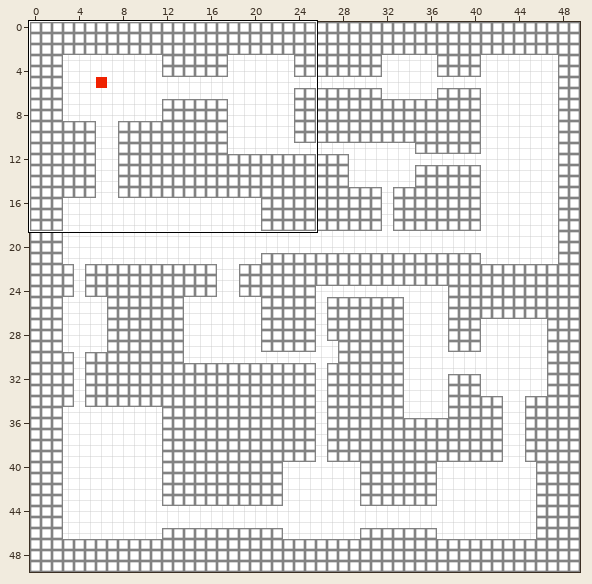
Tiled map: src/resources/tilemaps/rougelike-1.tmx. The picture above shows the old version from afar; the outline marks the close-up.
Close-up. The starting point:
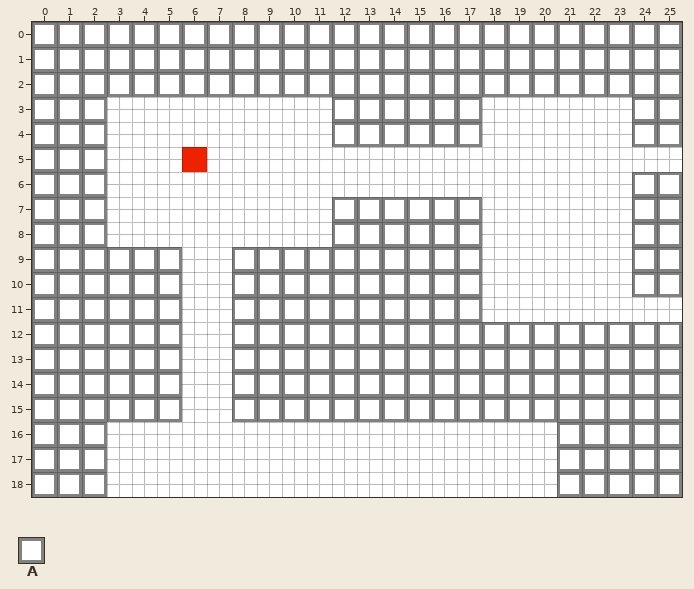
Cells are 25x25 px. Shown: x 0..25, y 0..18. The commit also changed other parts of the map, which this record leaves out.
Key: from "wall-tiles": A 0.
_ is an empty cell.
Layers that did not change in this view are not listed.
Layer "walls" before, first column x 0:
 0 AAAAAAAAAAAAAAAAAAAAAAAAAA
 1 AAAAAAAAAAAAAAAAAAAAAAAAAA
 2 AAAAAAAAAAAAAAAAAAAAAAAAAA
 3 AAA_________AAAAAA______AA
 4 AAA_________AAAAAA______AA
 5 AAA_______________________
 6 AAA_____________________AA
 7 AAA_________AAAAAA______AA
 8 AAA_________AAAAAA______AA
 9 AAAAAA__AAAAAAAAAA______AA
10 AAAAAA__AAAAAAAAAA______AA
11 AAAAAA__AAAAAAAAAA________
12 AAAAAA__AAAAAAAAAAAAAAAAAA
13 AAAAAA__AAAAAAAAAAAAAAAAAA
14 AAAAAA__AAAAAAAAAAAAAAAAAA
15 AAAAAA__AAAAAAAAAAAAAAAAAA
16 AAA__________________AAAAA
17 AAA__________________AAAAA
18 AAA__________________AAAAA
And afterwards:
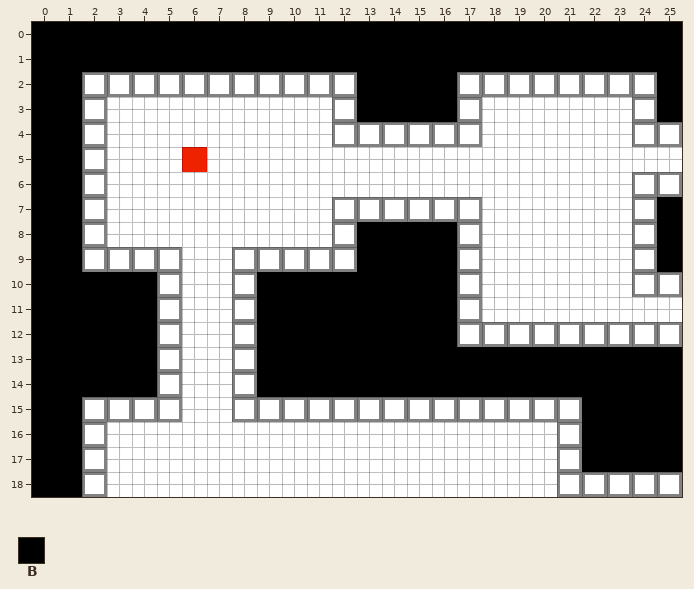
Further tiles: from "tiles_25": B 0.
The exact change:
Changed rows in their new state; . is an unchanged cell.
Layer "walls":
first column x 0:
 0 BBBBBBBBBBBBBBBBBBBBBBBBBB
 1 BBBBBBBBBBBBBBBBBBBBBBBBBB
 2 BB...........BBBB........B
 3 BB...........BBBB........B
 4 BB........................
 5 BB........................
 6 BB........................
 7 BB.......................B
 8 BB...........BBBB........B
 9 BB...........BBBB........B
10 BBBBB....BBBBBBBB.........
11 BBBBB....BBBBBBBB.........
12 BBBBB....BBBBBBBB.........
13 BBBBB....BBBBBBBBBBBBBBBBB
14 BBBBB....BBBBBBBBBBBBBBBBB
15 BB....................BBBB
16 BB....................BBBB
17 BB....................BBBB
18 BB........................
Boxes around the changes in both close-ups, in picture pixels (x1, y1, x2, y2):
changed: (32, 22, 682, 497)
